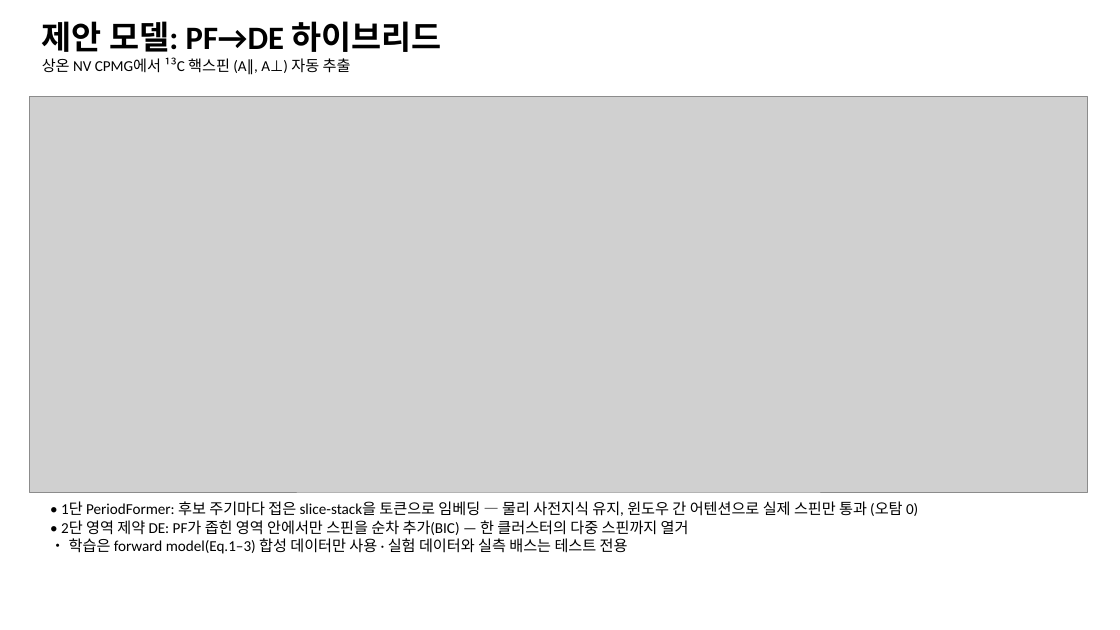
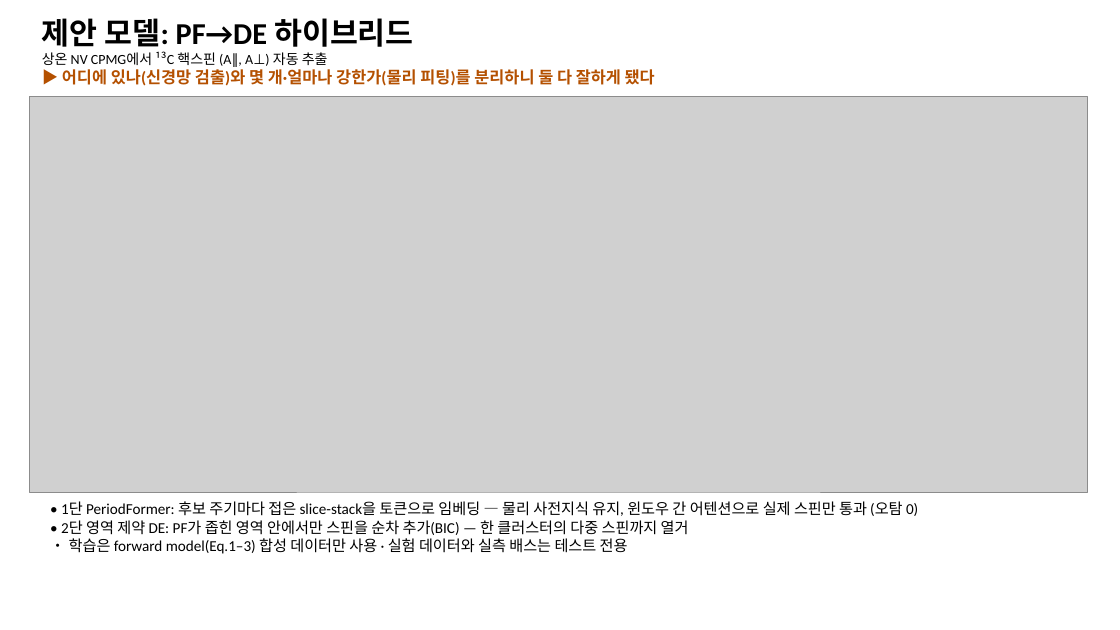
Before and after one commit to woodoleexdots/dl_cdetect, a slide deck: slide 2 of results/NV_C13_hybrid_slides.pptx. Drawn at 1120x630 pixels with LibreOffice and Linux fonts; fonts in the diff are those of the drawing; grey boxes stand for pictures. Boxes give left, top, right and bottom in pixels: in the first picture for what was removed or moved away, otherwise in the second. Text is boxed around its words. In the diff, an @@ line names an element or a change of style, - is before the commit and + after.

```diff
--- a/results/NV_C13_hybrid_slides.pptx
+++ b/results/NV_C13_hybrid_slides.pptx
@@ text at <box>42,18,414,66</box>: size 28 to 26 pt in "제안 모델: PF→DE 하이브리드"; size 13 to 12 pt in "상온 NV CPMG에서 ¹³C 핵스핀 (A∥, A⊥) ..." @@
@@ text at <box>62,67,655,89</box>: paragraph added @@
+▶ 어디에 있나(신경망 검출)와 몇 개·얼마나 강한가(물리 피팅)를 분리하니 둘 다 잘하게 됐다
```
Also in this commit, not shown: 9 other slides changed, 1 slide added, 5 other files.
